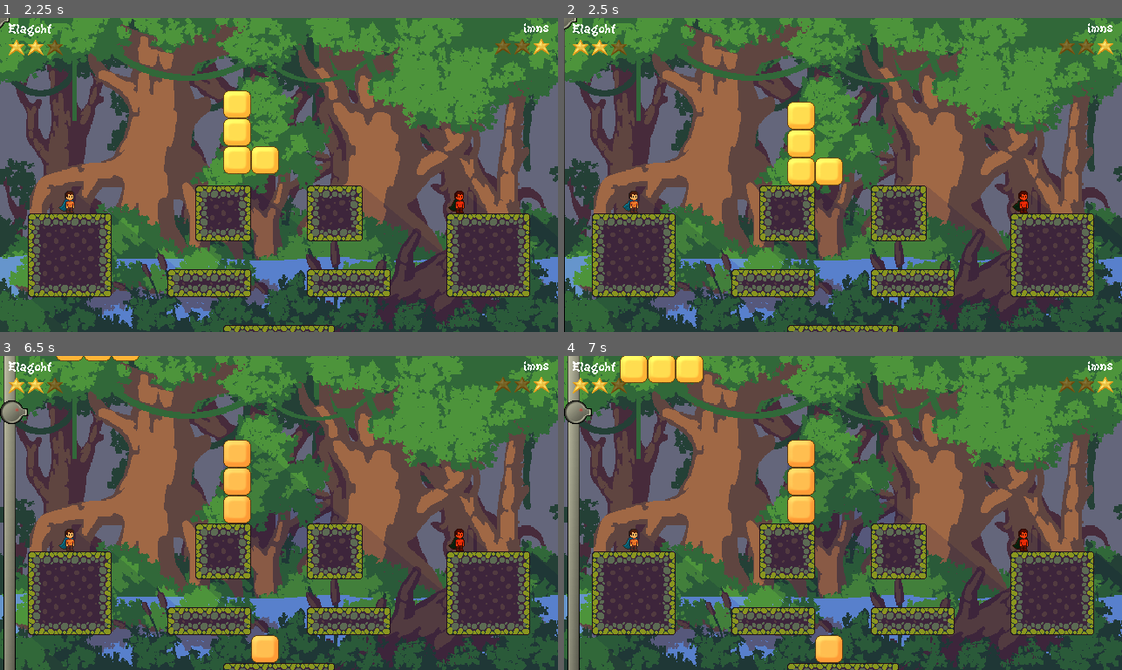
Above: before the commit, frames 1-4 (two rows, left to right).
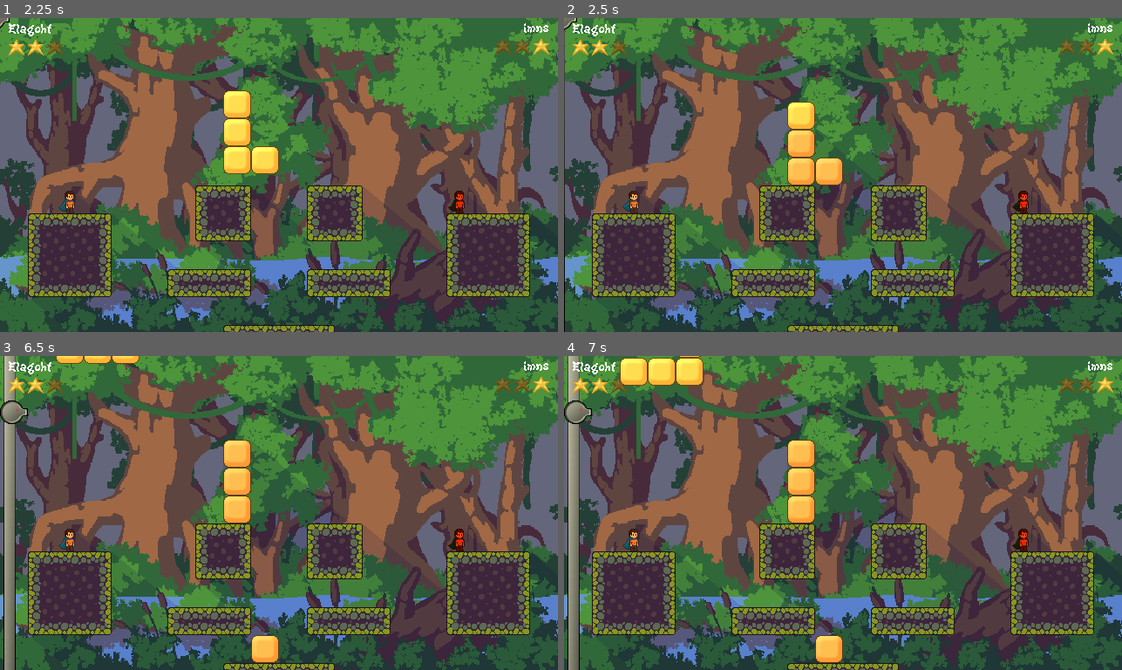
Above: after the commit, the same moments.

Repository: Elagoht/TetraBros
Game: Godot game, scene res://levels/main_menu/MainMenu.tscn
The game is run twice, just before and just after one commit, with the same random seed, the same clock (stepped at 60 frames per second) and the same inputs.
Inputs:
- Up to frame 1 (2.25 s): click "I Have a Friend" at 0.5 s
- Up to frame 2 (2.5 s): no input
- Up to frame 3 (6.5 s): no input
- Up to frame 4 (7 s): no input

Frame 1 is identical in both runs. In frame 2, 1.1% of the frame differs, in the area x 40-50%, y 35-54%; in frame 3, 0.2%; in frame 4, 0.4%.

Commit message:
feat: make tetraminos move perfectly

Diff:
--- a/entities/falling_block/falling_block.tscn
+++ b/entities/falling_block/falling_block.tscn
@@ -27,4 +27,9 @@
 position = Vector2(16, 31.5)
 shape = SubResource("RectangleShape2D_c7iss")
 
+[node name="RayCast2D" type="RayCast2D" parent="."]
+position = Vector2(16, 31)
+target_position = Vector2(0, 2)
+collision_mask = 2
+
 [connection signal="area_entered" from="Area2D" to="." method="_on_area_2d_area_entered"]
--- a/entities/falling_block/scripts/falling_block.gd
+++ b/entities/falling_block/scripts/falling_block.gd
@@ -7,6 +7,7 @@
 @onready var tetris: Tetris
 @onready var tilemap: TileMapLayer
 @onready var bottom_collider: CollisionShape2D = $Area2D/BottomCollider
+@onready var ground_ray: RayCast2D = $RayCast2D
 
 func world_to_tile(world_position: Vector2) -> Vector2i:
 	var x = int(world_position.x/32)
@@ -21,10 +22,13 @@
 	if position.y > 392:
 		tetris.decrease_falling_block_count(1)
 		queue_free()
+	if ground_ray.is_colliding():
+		var collider = ground_ray.get_collider()
+		if collider is TileMapLayer:
+			make_solid()
 
 func _physics_process(delta: float) -> void:
-	if move_and_collide(Vector2.DOWN*speed*delta):
-		make_solid()
+	position.y += speed*delta
 
 func make_solid():
 	tetris.decrease_falling_block_count(1)
--- a/environment/tilemaps/static.tscn
+++ b/environment/tilemaps/static.tscn
@@ -437,7 +437,8 @@
 [sub_resource type="TileSet" id="TileSet_cf6bb"]
 tile_size = Vector2i(32, 32)
 occlusion_layer_0/light_mask = 1
-physics_layer_0/collision_layer = 1
+physics_layer_0/collision_layer = 3
+physics_layer_0/collision_mask = 3
 terrain_set_0/mode = 0
 terrain_set_0/terrain_0/name = "Terrain 0"
 terrain_set_0/terrain_0/color = Color(0.5, 0.34375, 0.25, 1)
--- a/environment/tilemaps/tetris.tscn
+++ b/environment/tilemaps/tetris.tscn
@@ -18,7 +18,8 @@
 [sub_resource type="TileSet" id="TileSet_ve08m"]
 tile_size = Vector2i(32, 32)
 occlusion_layer_0/light_mask = 1
-physics_layer_0/collision_layer = 1
+physics_layer_0/collision_layer = 3
+physics_layer_0/collision_mask = 3
 terrain_set_0/mode = 0
 terrain_set_0/terrain_0/name = "Terrain 0"
 terrain_set_0/terrain_0/color = Color(0.5, 0.34375, 0.25, 1)
@@ -27,5 +28,5 @@
 [node name="Tetris" type="Node"]
 script = ExtResource("2_uvecr")
 
-[node name="Tilemap" type="TileMapLayer" parent="."]
+[node name="Tilemap" type="TileMapLayer" parent="." groups=["tile"]]
 tile_set = SubResource("TileSet_ve08m")
--- a/levels/ArenaOne.tscn
+++ b/levels/ArenaOne.tscn
@@ -24,7 +24,7 @@
 [node name="LaserTurret" parent="." instance=ExtResource("5_auxpv")]
 position = Vector2(36, 0)
 
-[node name="TileMapLayer" parent="." instance=ExtResource("1_ftj8y")]
+[node name="TileMapLayer" parent="." groups=["tile"] instance=ExtResource("1_ftj8y")]
 position = Vector2(224, 224)
 tile_map_data = PackedByteArray("AAD6/wEAAAAAAAEAAAD6/wIAAAAAAAIAAAD7/wIAAAABAAIAAAD8/wIAAAACAAIAAAD8/wEAAAADAAEAAAD8/w …(496 unchanged characters)…
 
